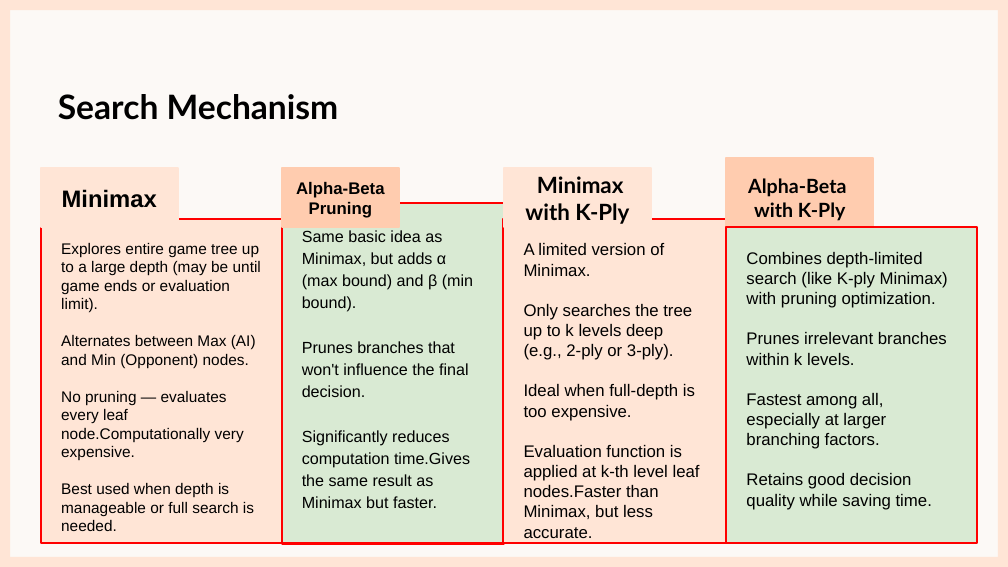
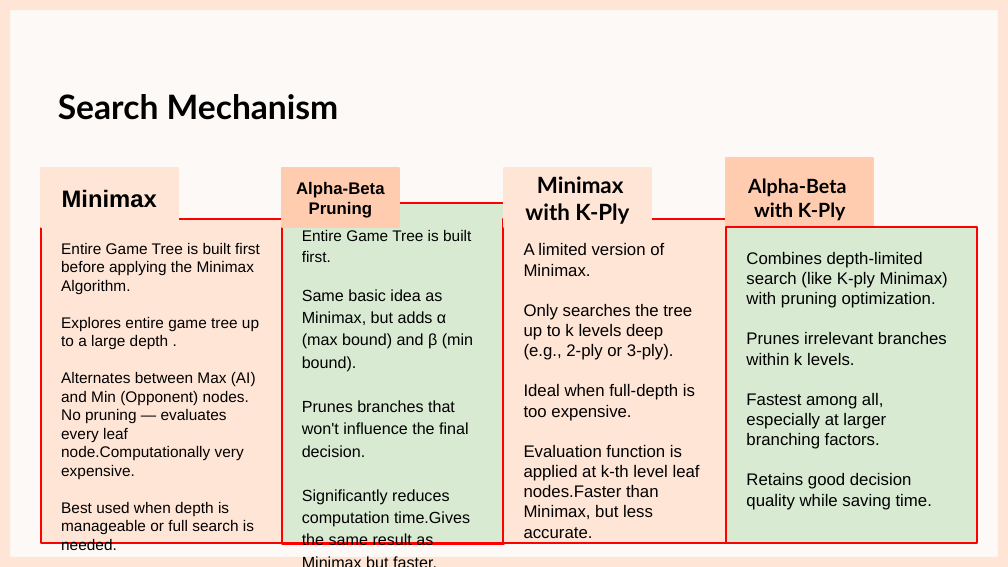
Before and after one commit to StompingJalapeno/CS514_Assignment_3, a slide deck: slide 2 of Assignment_3_CS514.pptx. Drawn at 1008x567 pixels with LibreOffice and Linux fonts; fonts in the diff are those of the drawing. Boxes give left, top, right and bottom in pixels: in the first picture for what was removed or moved away, otherwise in the second. Text is boxed around its words. In the diff, an @@ line names an element or a change of style, - is before the commit and + after.

```diff
--- a/Assignment_3_CS514.pptx
+++ b/Assignment_3_CS514.pptx
@@ text in rectangle at [302,230,471,262]: paragraph added @@
+Entire Game Tree is built first.
@@ text in rectangle at [61,243,260,550]: text changed @@
-Explores entire game tree up to a large depth (may be until game ends or evaluation limit).
-Alternates between Max (AI) and Min (Opponent) nodes.
-No pruning — evaluates every leaf node.Computationally very expensive.
-Best used when depth is manageable or full search is needed.
+Entire Game Tree is built first before applying the Minimax Algorithm.
+Explores entire game tree up to a large depth .
+Alternates between Max (AI) and Min (Opponent) nodes.
+No pruning — evaluates every leaf node.Computationally very expensive.
+Best used when depth is manageable or full search is needed.
```
Also in this commit, not shown: 2 other slides changed, 5 other files.
